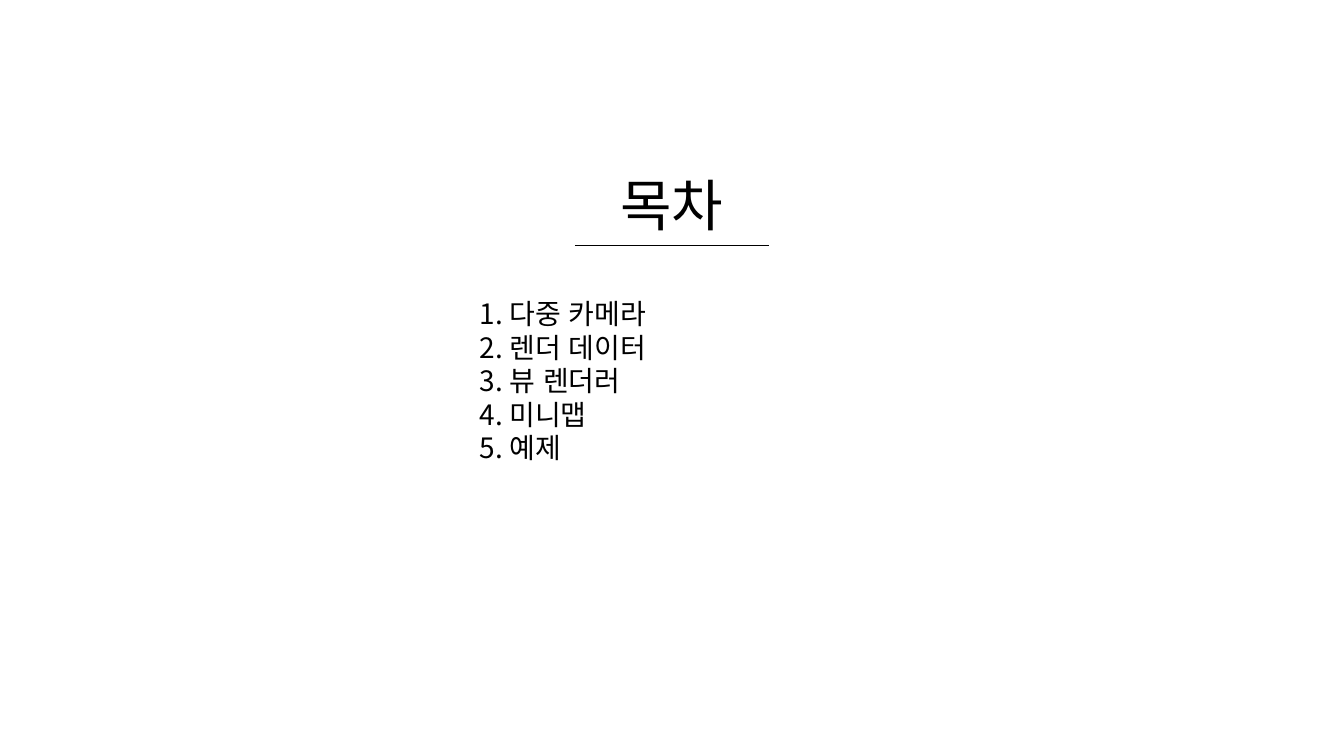
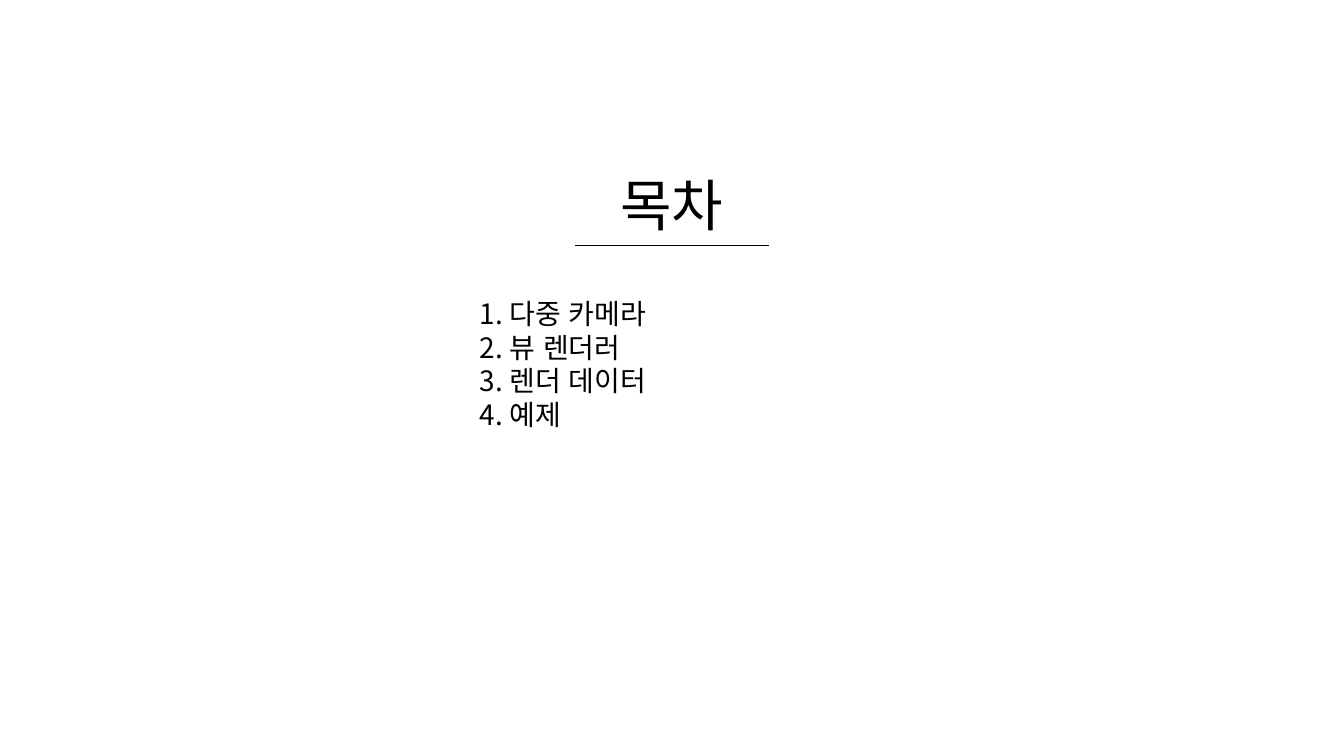
Before and after one commit to WooLyung/2021-RG-Lecture, a slide deck: slide 2 of 수업 자료/10 - RG 엔진 심화.pptx. Drawn at 1344x756 pixels with LibreOffice and Linux fonts; fonts in the diff are those of the drawing. Boxes give left, top, right and bottom in pixels: in the first picture for what was removed or moved away, otherwise in the second. Text is boxed around its words. In the diff, an @@ line names an element or a change of style, - is before the commit and + after.

```diff
--- a/수업 자료/10 - RG 엔진 심화.pptx
+++ b/수업 자료/10 - RG 엔진 심화.pptx
@@ text at (480,334,646,428): text changed @@
-2. 렌더 데이터
-3. 뷰 렌더러
-4. 미니맵
-5. 예제
+2. 뷰 렌더러
+3. 렌더 데이터
+4. 예제
```
Also in this commit, not shown: 2 other slides changed, 13 slides added.
